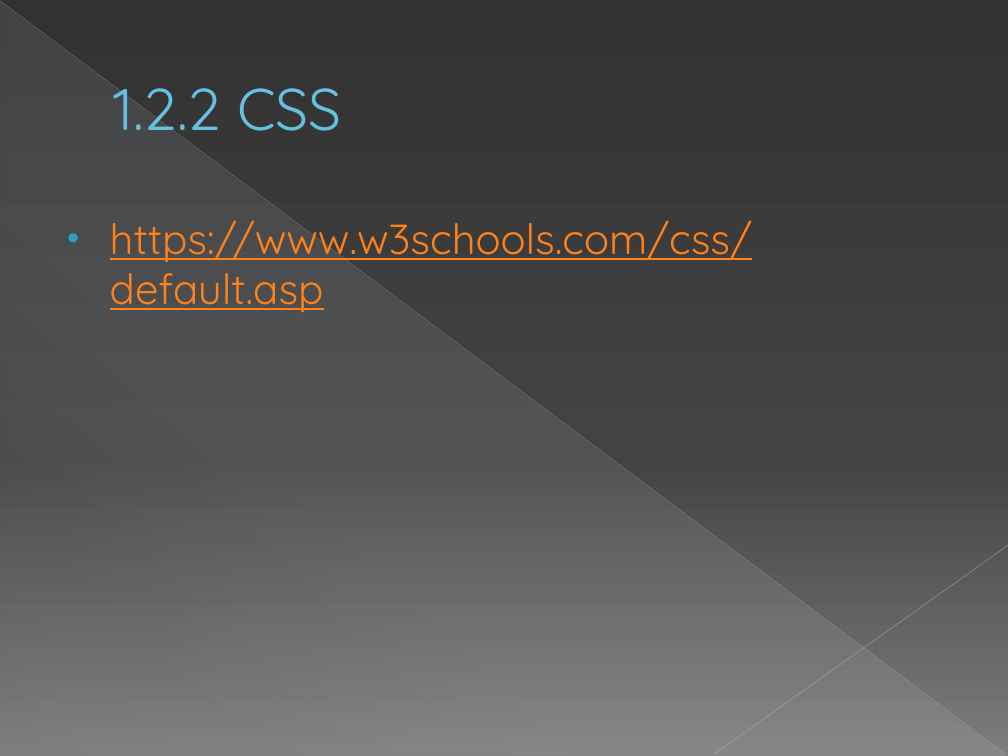
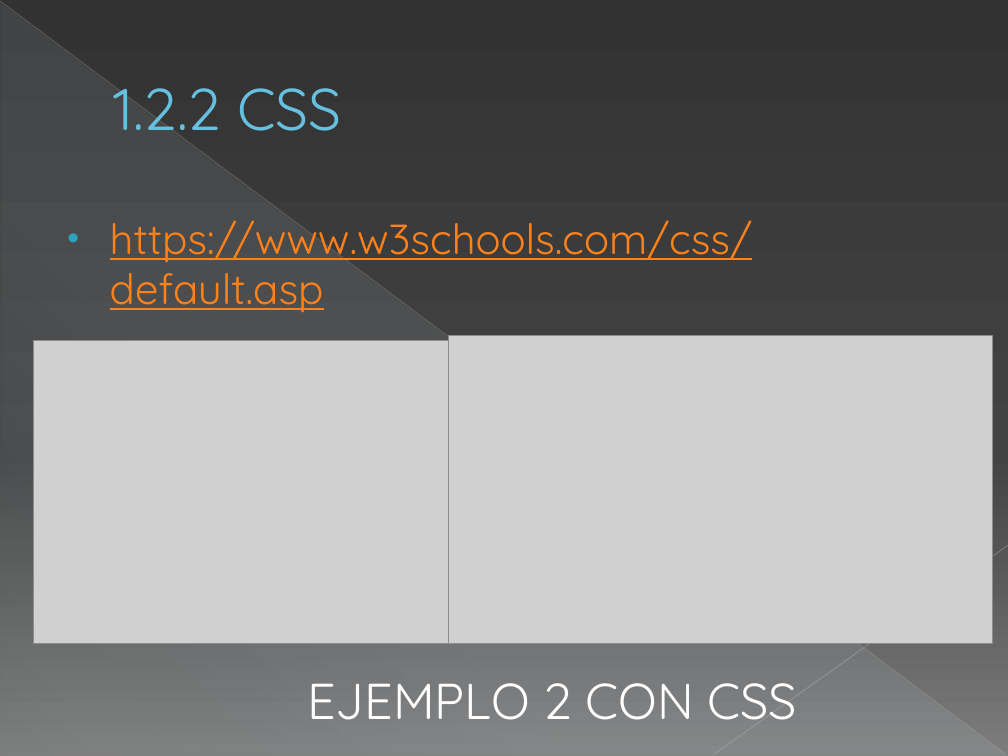
Before and after one commit to capacitacionfv/claseswebfv, a slide deck: slide 6 of CAPACITACION WEB FV.pptx. Drawn at 1008x756 pixels with LibreOffice and Linux fonts; fonts in the diff are those of the drawing; grey boxes stand for pictures. Boxes give left, top, right and bottom in pixels: in the first picture for what was removed or moved away, otherwise in the second. Text is boxed around its words. In the diff, an @@ line names an element or a change of style, - is before the commit and + after.

Commit message:
Ejemplo 2

```diff
--- a/CAPACITACION WEB FV.pptx
+++ b/CAPACITACION WEB FV.pptx
@@ picture added at <box>34,341,488,643</box> @@
@@ picture added at <box>449,336,993,643</box> @@
@@ text added at <box>307,683,798,720</box>, 36 pt, text #FFFFFF @@
+EJEMPLO 2 CON CSS
```
Also in this commit, not shown: 4 other slides changed, 22 other files.
